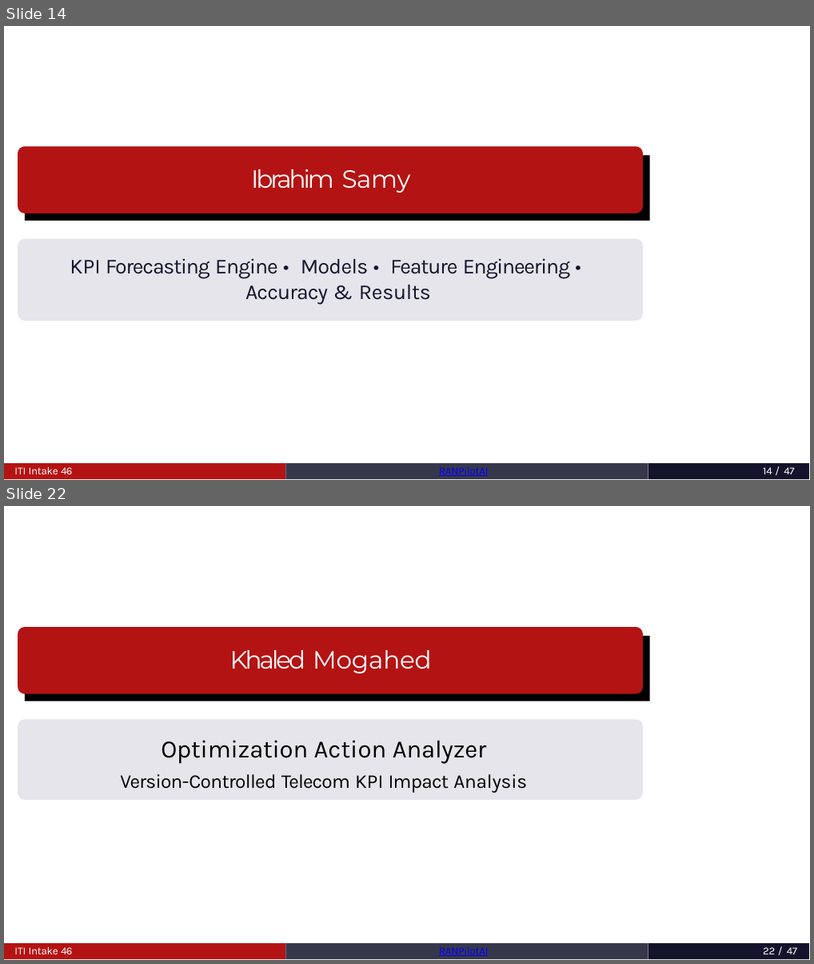
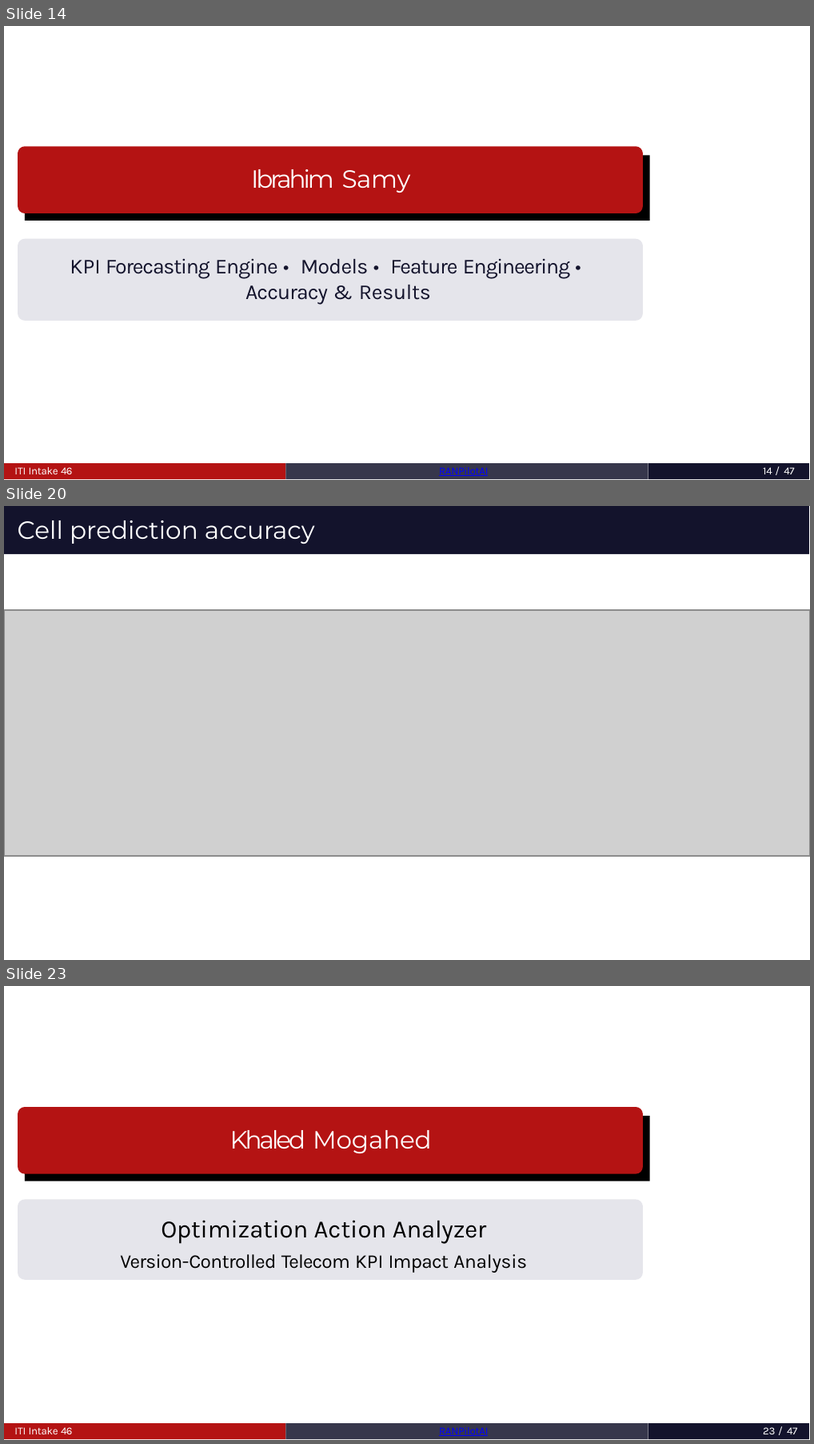
Before and after one commit to MahmoudAshrafYadem/ITI-Graduation_project, a slide deck: RANPilotAi_Graduation_Project_BOOK/presentation.pptx. Shown one above the other, each under a label of ours: slides 14 and 22 before the commit, slides 14, 20 and 23 after it; the slides between them are not shown. The pictures are 814x964 and 814x1444 pixels, drawn with LibreOffice and Linux fonts; fonts in the diff are those of the drawing; grey boxes stand for pictures. Boxes give left, top, right and bottom in pixels: in the first picture for what was removed or moved away, otherwise in the second. Text is boxed around its words. In the diff, an @@ line names an element or a change of style, - is before the commit and + after.

```diff
--- a/RANPilotAi_Graduation_Project_BOOK/presentation.pptx
+++ b/RANPilotAi_Graduation_Project_BOOK/presentation.pptx
@@ slide 20 added at [4, 506, 810, 960], background #FFFFFF @@
@@ freeform shape added at [4, 506, 809, 555], fill #13132C @@
@@ title added at [18, 520, 315, 544], 14 pt, text #FFFFFF @@
+Cell prediction accuracy
@@ picture added at [4, 609, 810, 855] @@
@@ what was slide 22 is now slide 23 @@
@@ page number at [763, 1427, 798, 1434]: text changed @@
-22 / 47
+23 / 47
```
Also in this commit, not shown: 8 slides changed.
